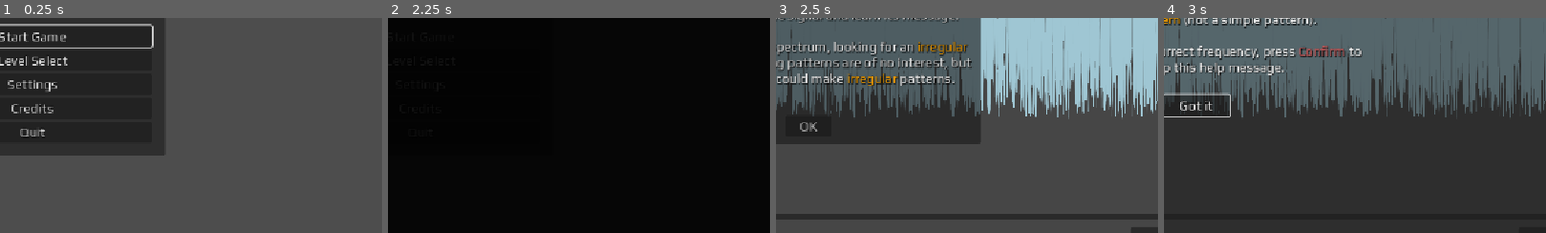
Above: before the commit, frames 1-4 (left to right).
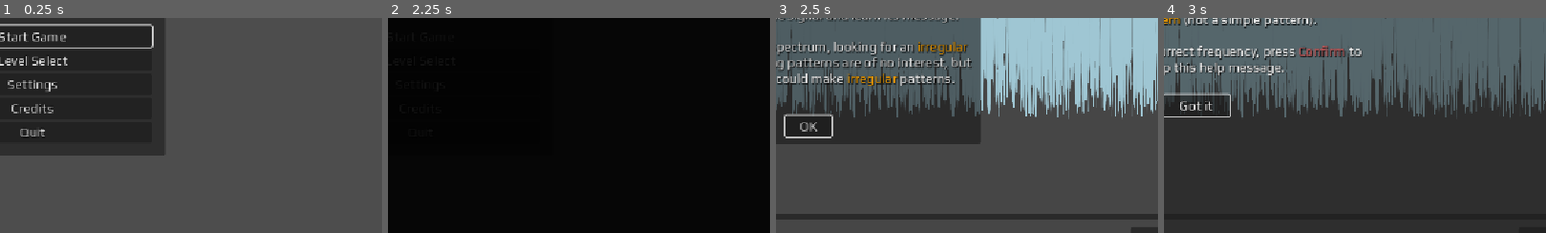
Above: after the commit, the same moments.

Repository: mgiuca/message-game
Game: Godot game, scene res://scenes/main.tscn
The game is run twice, just before and just after one commit, with the same random seed, the same clock (stepped at 60 frames per second) and the same inputs.
Inputs:
- Up to frame 1 (0.25 s): no input
- Up to frame 2 (2.25 s): click "Settings" at 0.5 s; click "Back" at 1.25 s; click "Start Game" at 2 s
- Up to frame 3 (2.5 s): no input
- Up to frame 4 (3 s): click "OK" at 2.75 s
The pictures show only the part of the screen within x 46-96%, y 45-95%; the shares and areas given below are measured in that part.

Frames 1-2 are identical in both runs. In frame 3, 0.4% of the frame differs, in the area x 2-15%, y 44-56%; in frame 4, nothing differs.

Commit message:
Add placeholder story and help in all levels.

Diff:
--- a/scenes/levels/ending.gd
+++ b/scenes/levels/ending.gd
@@ -1,12 +1,23 @@
 extends Level
-
 
 # Called when the node enters the scene tree for the first time.
 func _ready() -> void:
   super._ready()
 
+  hud.hide_help_button()
+
+const STORY_DIPLOMACY : String = """\
+DIPLOMACY ENDING
+"""
+
+const STORY_CONFLICT : String = """\
+CONFLICT ENDING
+"""
+
 func _on_btn_diplomacy_pressed() -> void:
+  await story_dialog.show_dialog(STORY_DIPLOMACY)
   LevelManager.switch_to_next_level_or_quit()
 
 func _on_btn_conflict_pressed() -> void:
+  await story_dialog.show_dialog(STORY_CONFLICT)
   LevelManager.switch_to_next_level_or_quit()
--- a/scenes/levels/image_decoder.gd
+++ b/scenes/levels/image_decoder.gd
@@ -12,11 +12,18 @@
 # Must be 1 byte per pixel for the below algorithm to work.
 const IMAGE_FORMAT = Image.FORMAT_L8
 
+const STORY_TEXT : String = """\
+STORY 3
+"""
+
 # Called when the node enters the scene tree for the first time.
 func _ready() -> void:
   super._ready()
 
   update_display()
+
+  await story_dialog.show_dialog(STORY_TEXT)
+  show_help()
 
 func update_display() -> void:
   var source_size := source_image.get_size()
--- a/scenes/levels/pulse_detector.gd
+++ b/scenes/levels/pulse_detector.gd
@@ -53,6 +53,10 @@
 
 var selected_tag_range : TagRange  # alias one of the above
 
+const STORY_TEXT : String = """\
+STORY 2
+"""
+
 # Called when the node enters the scene tree for the first time.
 func _ready() -> void:
   super._ready()
@@ -66,6 +70,9 @@
   update_play_button_text()
   ($MarginContainer/VBoxContainer/GridContainer/ChkPlayhead as CheckBox).button_pressed = true
   update_tags()
+
+  await story_dialog.show_dialog(STORY_TEXT)
+  show_help()
 
 func _process(_delta: float) -> void:
   if audio_stream_player.playing and not audio_stream_player.stream_paused:
--- a/scenes/ui/hud.gd
+++ b/scenes/ui/hud.gd
@@ -4,6 +4,8 @@
 @export_group('Debug')
 
 signal show_help
+
+@onready var btn_help : Button = %BtnHelp
 
 ## Determines whether "debug"-level information is visible.
 @export var debug_visible : bool:
@@ -23,3 +25,6 @@
 
 func _on_btn_help_pressed() -> void:
   show_help.emit()
+
+func hide_help_button() -> void:
+  btn_help.hide()
--- a/scenes/ui/hud.tscn
+++ b/scenes/ui/hud.tscn
@@ -28,6 +28,7 @@
 size_flags_vertical = 0
 
 [node name="BtnHelp" type="Button" parent="TopLeft" unique_id=832994838]
+unique_name_in_owner = true
 layout_mode = 2
 tooltip_text = "Show help for this level"
 shortcut = SubResource("Shortcut_hqnrr")
--- a/scenes/ui/story_dialog.gd
+++ b/scenes/ui/story_dialog.gd
@@ -2,6 +2,7 @@
 extends PanelContainer
 
 @onready var lbl_story : RichTextLabel = %LblStory
+@onready var btn_close : Button = $MarginContainer/VBoxContainer/BtnClose
 
 signal closed
 
@@ -10,6 +11,7 @@
   get_tree().paused = true
   show()
   set_process_unhandled_input(true)
+  btn_close.grab_focus()
   return closed
 
 func _on_btn_close_pressed() -> void:
